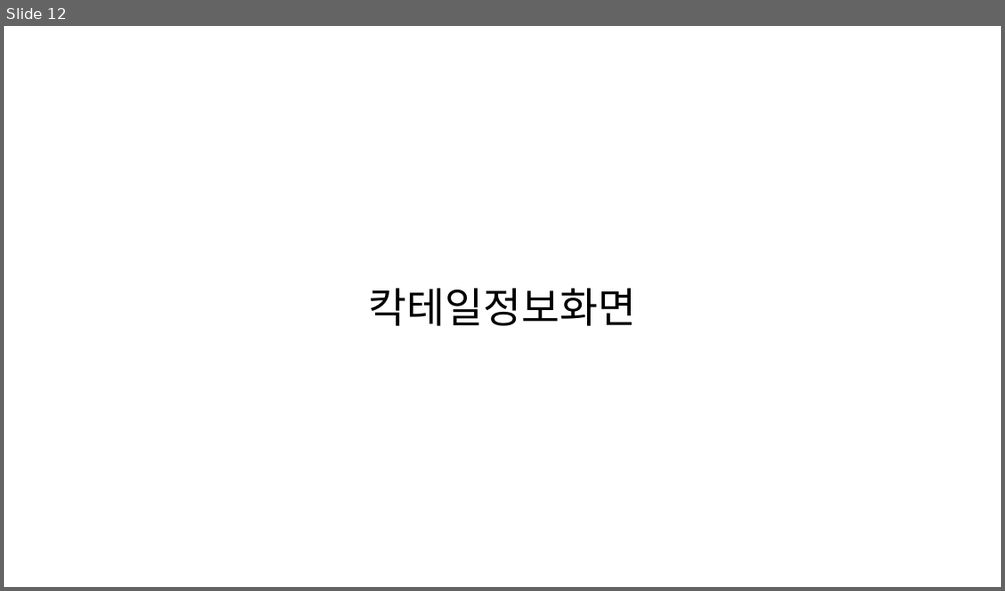
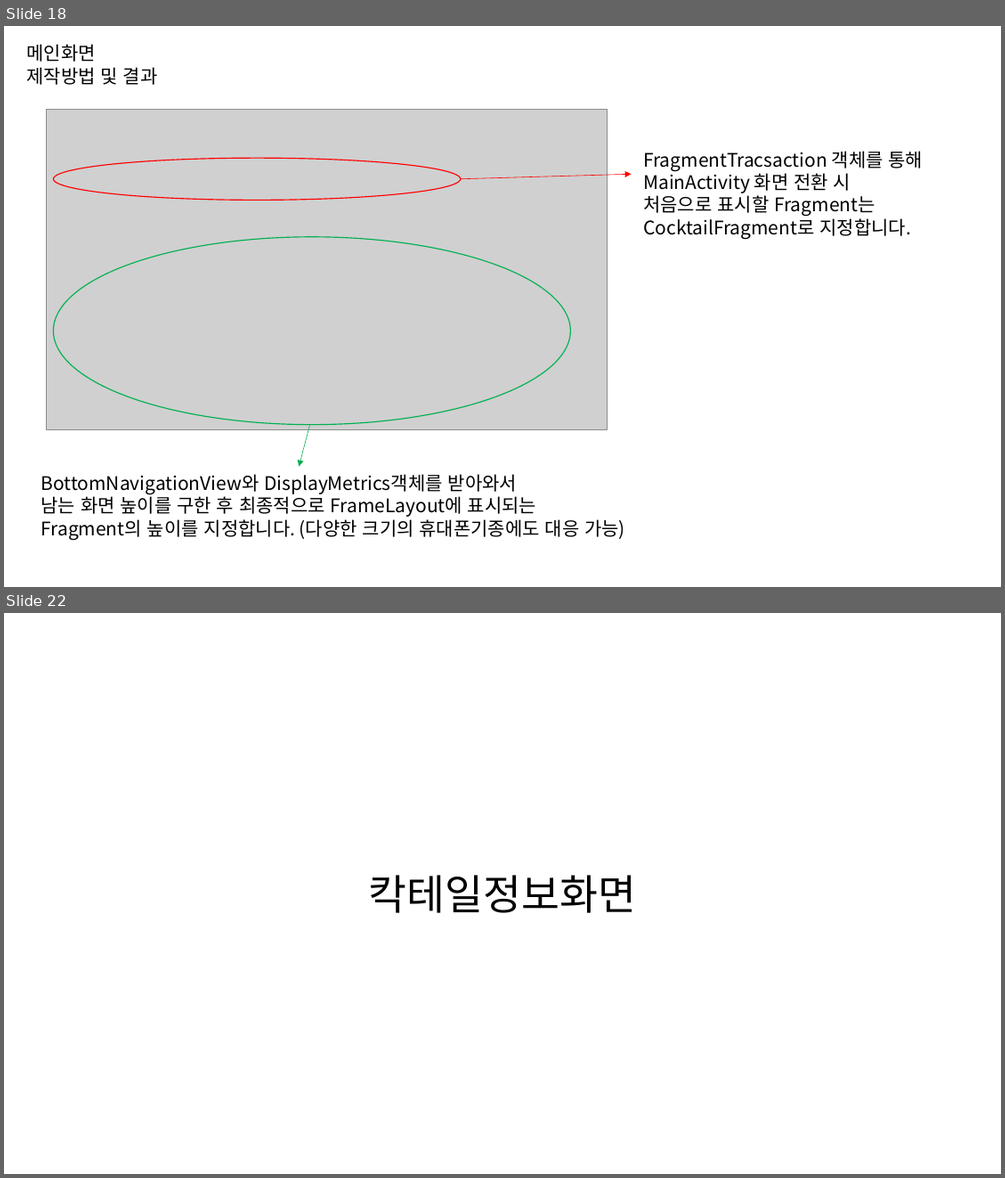
Before and after one commit to byungmeo/CockFit, a slide deck: Documents/4.제작보고서/제작보고서 자료.pptx. Shown one above the other, each under a label of ours: slide 12 before the commit, slides 18 and 22 after it; the slides between them are not shown. The pictures are 1005x591 and 1005x1178 pixels, drawn with LibreOffice and Linux fonts; fonts in the diff are those of the drawing; grey boxes stand for pictures. Boxes give left, top, right and bottom in pixels: in the first picture for what was removed or moved away, otherwise in the second. Text is boxed around its words. In the diff, an @@ line names an element or a change of style, - is before the commit and + after.

Commit message:
제작보고서자료업데이트 / 레시피해시태그표시 / 나만의레시피 표시

```diff
--- a/Documents/4.제작보고서/제작보고서 자료.pptx
+++ b/Documents/4.제작보고서/제작보고서 자료.pptx
@@ slide 18 added at <box>4,26,1001,587</box>, background #FFFFFF @@
@@ text added at <box>26,44,158,85</box>, 18 pt, text #000000 @@
+메인화면
+제작방법 및 결과
@@ picture added at <box>47,110,607,430</box> @@
@@ ellipse added at <box>53,158,461,200</box>, outline #FF0000 1 pt @@
@@ text added at <box>643,151,923,239</box>, 18 pt, text #000000 @@
+FragmentTracsaction 객체를 통해
+MainActivity 화면 전환 시
+처음으로 표시할 Fragment는
+CocktailFragment로 지정합니다.
@@ arrow added from (461, 179) to (631, 174), #FF0000 0.5 pt @@
@@ ellipse added at <box>53,237,571,425</box>, outline #00B050 1 pt @@
@@ arrow added from (310, 425) to (299, 467), #00B050 0.5 pt @@
@@ text added at <box>41,474,625,540</box>, 18 pt, text #000000 @@
+BottomNavigationView와 DisplayMetrics객체를 받아와서
+남는 화면 높이를 구한 후 최종적으로 FrameLayout에 표시되는
+Fragment의 높이를 지정합니다. (다양한 크기의 휴대폰기종에도 대응 가능)
@@ what was slide 12 is now slide 22 @@
```
Also in this commit, not shown: 8 slides changed, 9 other slides added, 1 slide removed, 7 other files.
